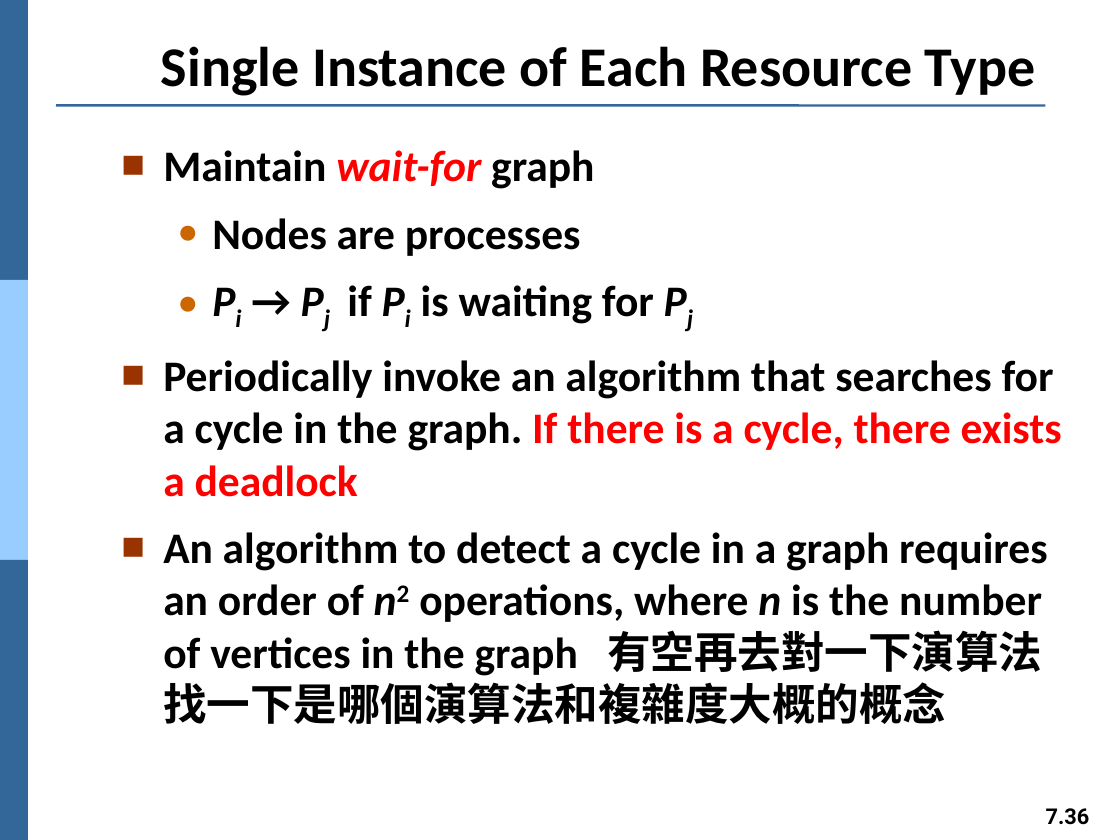
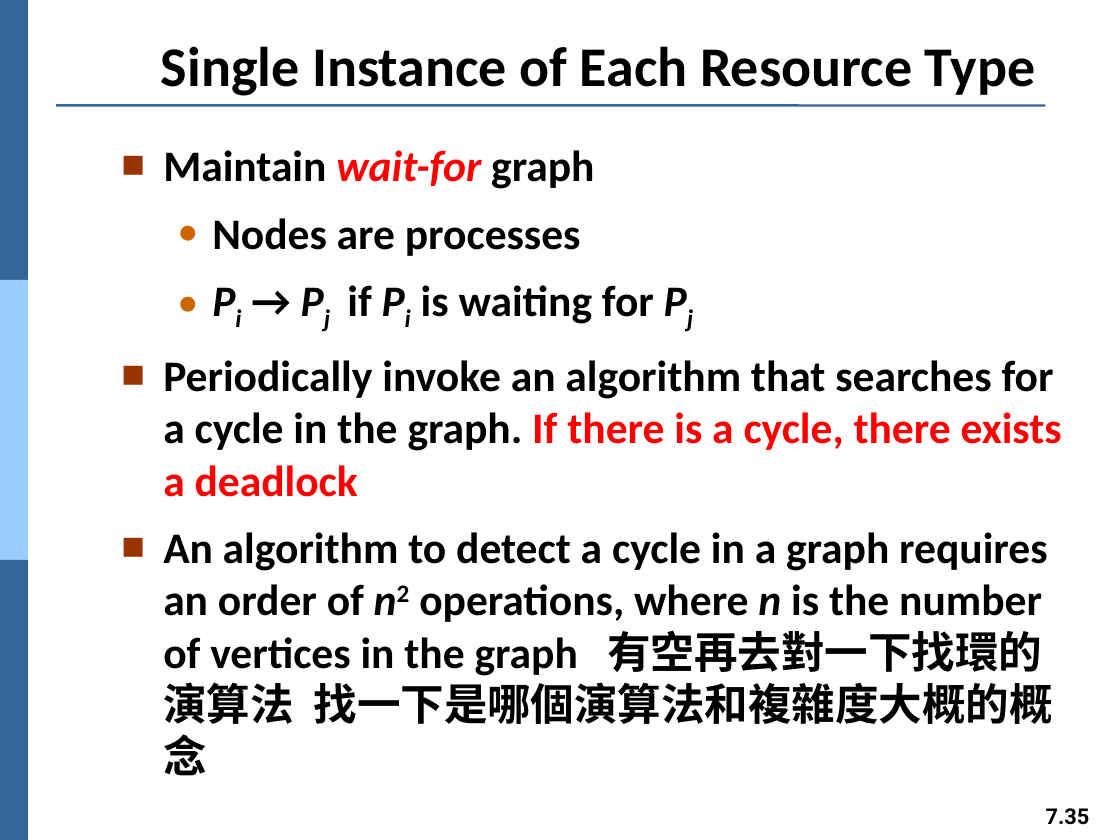
Before and after one commit to Yang09701194/OS_Learning, a slide deck: slide 35 of ch07.pptx (slide 36 before the commit). Drawn at 1120x840 pixels with LibreOffice and Linux fonts; fonts in the diff are those of the drawing. Boxes give left, top, right and bottom in pixels: in the first picture for what was removed or moved away, otherwise in the second. Text is boxed around its words. In the diff, an @@ line names an element or a change of style, - is before the commit and + after.

Commit message:
ch07 done

```diff
--- a/ch07.pptx
+++ b/ch07.pptx
@@ text at (163,532,1052,776): text changed @@
-■ An algorithm to detect a cycle in a graph requires an order of n2 operations, where n is the number of vertices in the graph 有空再去對一下演算法 找一下是哪個演算法和複雜度大概的概念
+■ An algorithm to detect a cycle in a graph requires an order of n2 operations, where n is the number of vertices in the graph 有空再去對一下找環的演算法 找一下是哪個演算法和複雜度大概的概念
@@ page number at (1046,808,1090,825): text changed @@
-7.36
+7.35
```
Also in this commit, not shown: 7 other slides changed, 1 slide removed.
